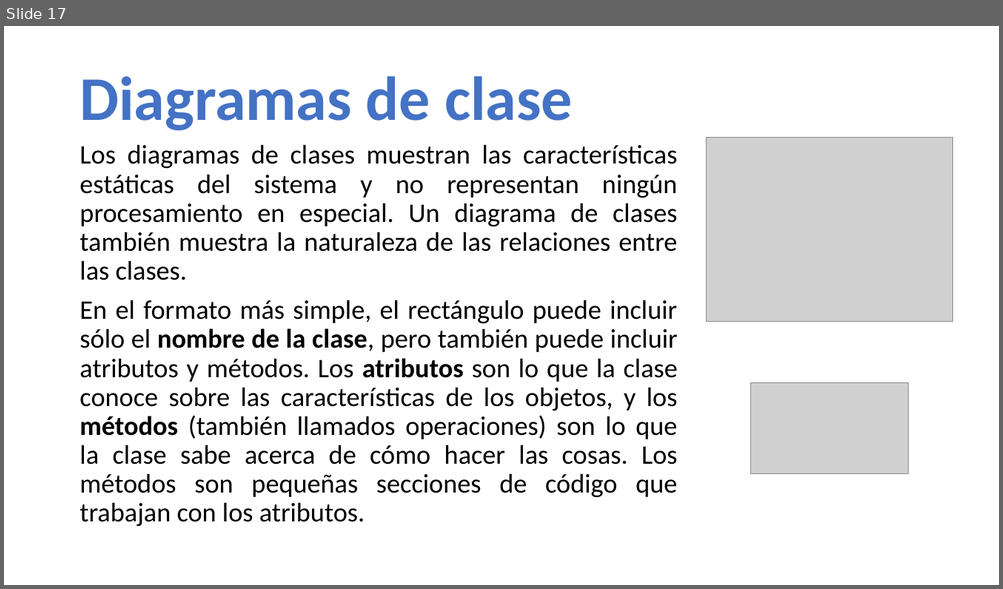
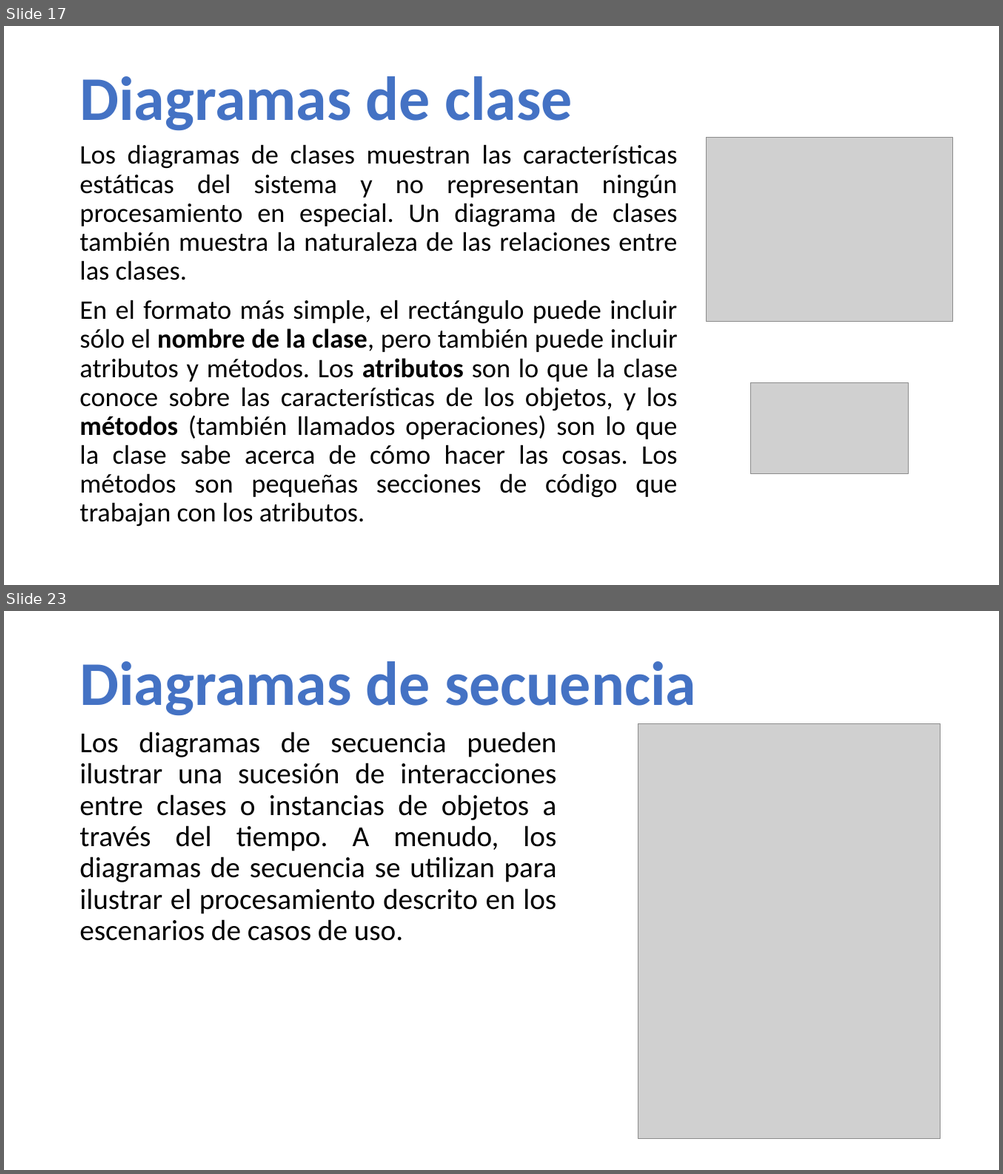
Before and after one commit to AllanNLopez/UMH-IIN024-2019, a slide deck: diagramas uml1.pptx. Shown one above the other, each under a label of ours: slide 17 before the commit, slides 17 and 23 after it; the slides between them are not shown. The pictures are 1003x589 and 1003x1174 pixels, drawn with LibreOffice and Linux fonts; fonts in the diff are those of the drawing; grey boxes stand for pictures. Boxes give left, top, right and bottom in pixels: in the first picture for what was removed or moved away, otherwise in the second. Text is boxed around its words. In the diff, an @@ line names an element or a change of style, - is before the commit and + after.

```diff
--- a/diagramas uml1.pptx
+++ b/diagramas uml1.pptx
@@ slide 23 added at [4, 611, 999, 1170], background #FFFFFF @@
@@ title added at [79, 661, 696, 716], 60 pt, text #4472C4, bold @@
+Diagramas de secuencia
@@ text added at [79, 732, 557, 941], 28 pt, text #000000 @@
+Los diagramas de secuencia pueden ilustrar una sucesión de interacciones entre clases o instancias de objetos a través del tiempo. A menudo, los diagramas de secuencia se utilizan para ilustrar el procesamiento descrito en los escenarios de casos de uso.
@@ picture added at [638, 723, 939, 1139] @@
```
Also in this commit, not shown: 1 slide changed, 4 other slides added.
